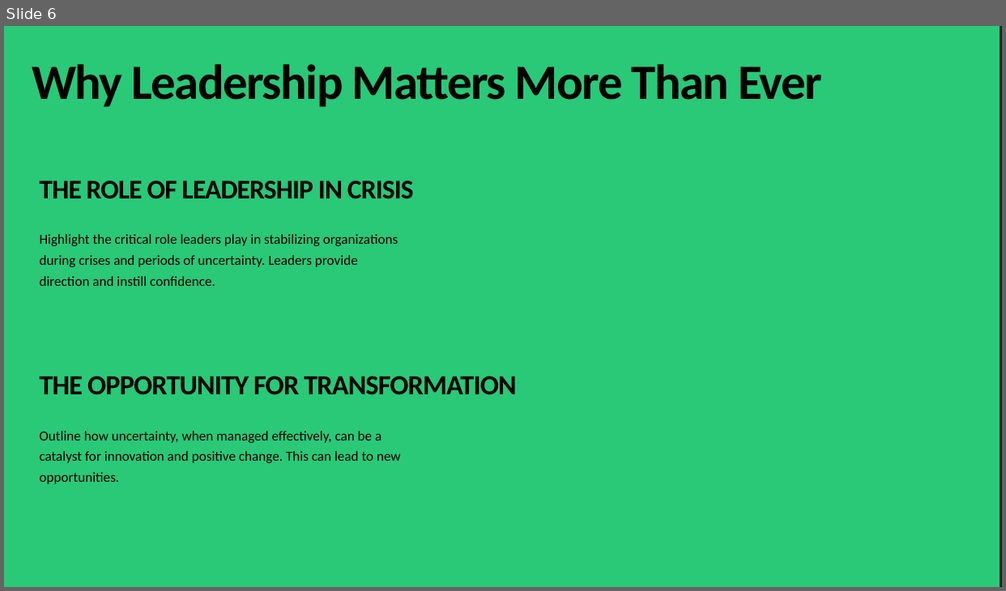
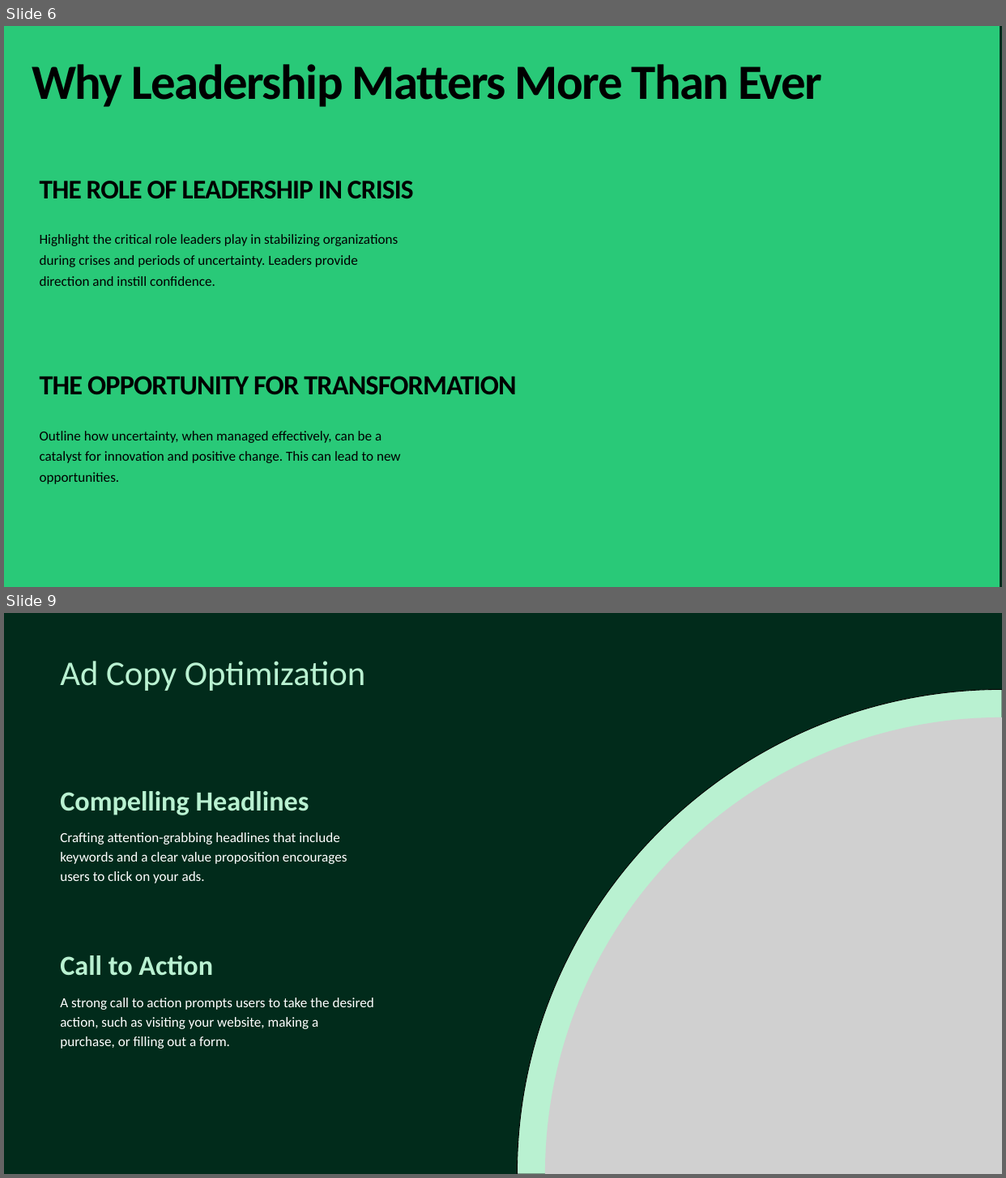
Before and after one commit to Manpreet1710/ppt-maker, a slide deck: output_ppt.pptx. Shown one above the other, each under a label of ours: slide 6 before the commit, slides 6 and 9 after it; the slides between them are not shown. The pictures are 1006x591 and 1006x1178 pixels, drawn with LibreOffice and Linux fonts; fonts in the diff are those of the drawing; grey boxes stand for pictures. Boxes give left, top, right and bottom in pixels: in the first picture for what was removed or moved away, otherwise in the second. Text is boxed around its words. In the diff, an @@ line names an element or a change of style, - is before the commit and + after.

```diff
--- a/output_ppt.pptx
+++ b/output_ppt.pptx
@@ slide 9 added at (4, 613, 1002, 1174), background #012B1B @@
@@ text added at (60, 661, 366, 691), 50 pt, text #B9F1D1 @@
+Ad Copy Optimization
@@ freeform shape added at (517, 689, 1002, 1174), fill #B9F1D1, outline #000000 1 pt @@
@@ picture added at (545, 717, 1002, 1174) @@
@@ text added at (60, 791, 309, 815), 40 pt, text #B9F1D1, bold @@
+Compelling Headlines
@@ text added at (60, 833, 347, 884), 20 pt, text #FFFFFF @@
+Crafting attention-grabbing headlines that include keywords and a clear value proposition encourages users to click on your ads.
@@ text added at (60, 956, 213, 976), 40 pt, text #B9F1D1, bold @@
+Call to Action
@@ text added at (60, 998, 374, 1049), 20 pt, text #FFFFFF @@
+A strong call to action prompts users to take the desired action, such as visiting your website, making a purchase, or filling out a form.
```
Also in this commit, not shown: 7 slides changed, 12 other slides added, 13 slides removed, 7 other files.
